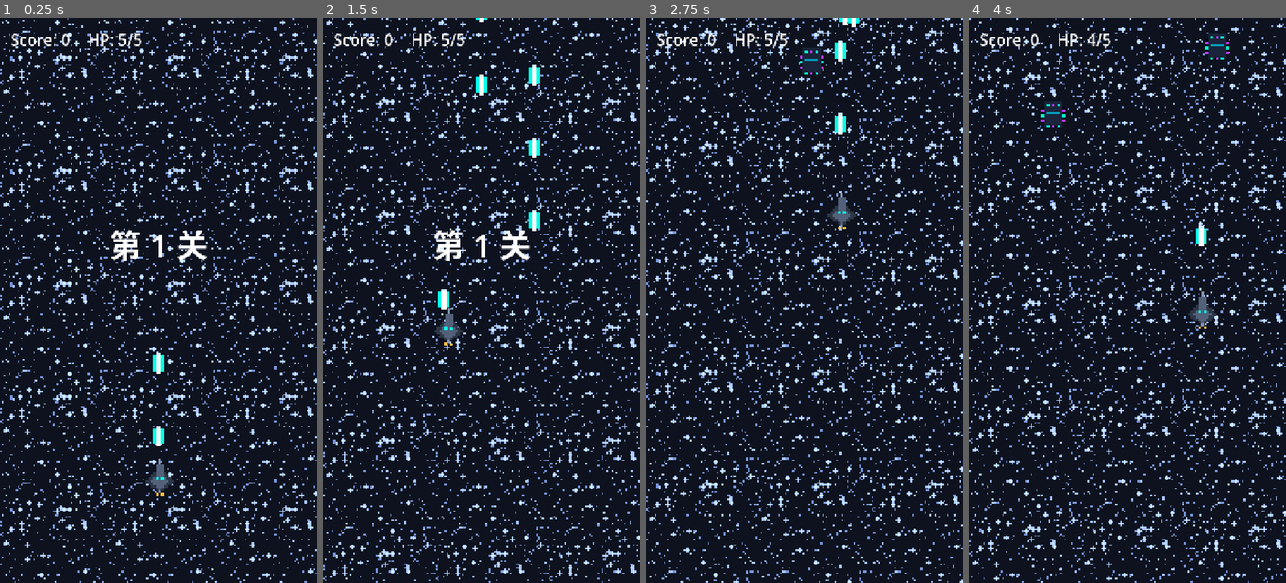
Above: before the commit, frames 1-4 (left to right).
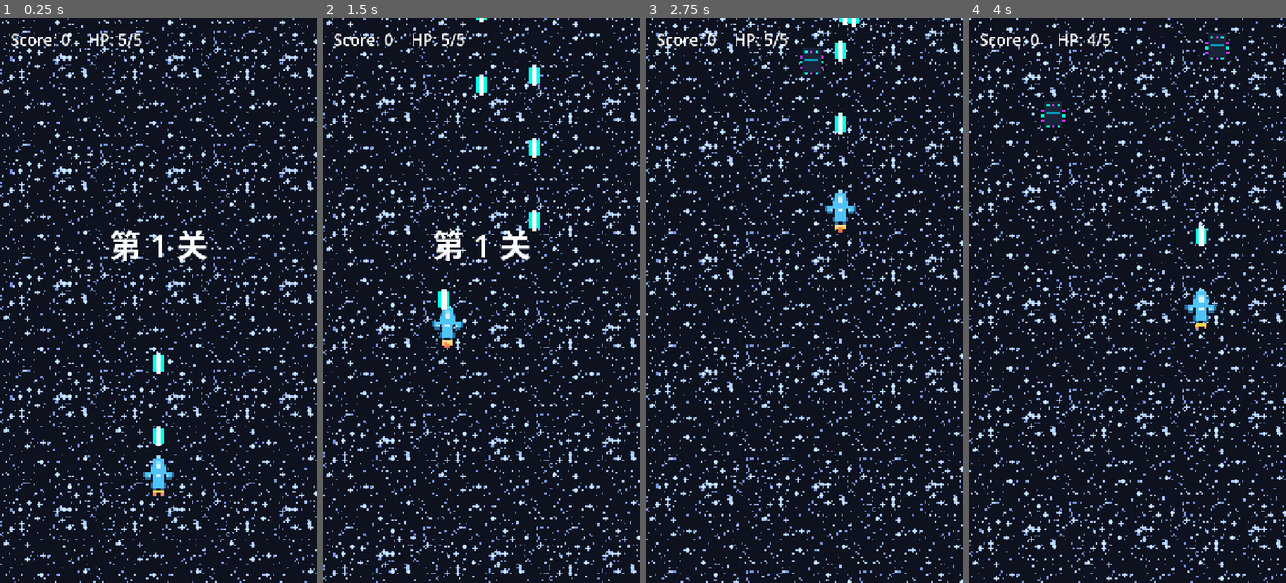
Above: after the commit, the same moments.

Repository: Optimus922/PlaneShooter_godot
Game: Godot game, scene res://scenes/Main.tscn
Same seed, same stepped clock (60 frames per second), same inputs: the game is played once before the commit and once after it.
Inputs (mouse positions are in pixels of both pictures, inside the frame that each line leads up to):
- Up to frame 1 (0.25 s): no input
- Up to frame 2 (1.5 s): move the mouse to (551, 272) at 0.52 s; click (551, 272) at 0.67 s; drag from (418, 328) to (535, 323) at 1.27 s
- Up to frame 3 (2.75 s): move the mouse to (836, 176) at 2.02 s; click (836, 176) at 2.17 s
- Up to frame 4 (4 s): drag from (1111, 413) to (1133, 63) at 2.77 s; move the mouse to (1222, 385) at 3.52 s; click (1222, 385) at 3.67 s

The runs differ from the first frame. In frame 1, 0.4% of the frame differs, in the area x 45-55%, y 77-85%; in frame 2, 0.4%; in frame 3, 0.4%; in frame 4, 0.4%, in the area x 68-79%, y 48-55%.

Commit message:
add aseprite mcp

Diff:
--- /dev/null
+++ b/assets/art/player_frames.tres
@@ -0,0 +1,25 @@
+[gd_resource type="SpriteFrames" format=3 uid="uid://drckcyq62ttvw"]
+
+[ext_resource type="Texture2D" path="res://assets/art/player.png" id="1"]
+
+[sub_resource type="AtlasTexture" id="frame0"]
+atlas = ExtResource("1")
+region = Rect2(0, 0, 96, 96)
+
+[sub_resource type="AtlasTexture" id="frame1"]
+atlas = ExtResource("1")
+region = Rect2(96, 0, 96, 96)
+
+[resource]
+animations = [{
+"frames": [{
+"duration": 1.0,
+"texture": SubResource("frame0")
+}, {
+"duration": 1.0,
+"texture": SubResource("frame1")
+}],
+"loop": true,
+"name": &"idle",
+"speed": 10.0
+}]
--- a/scenes/Player.tscn
+++ b/scenes/Player.tscn
@@ -3,7 +3,7 @@
 [ext_resource type="Script" path="res://scripts/player/Player.gd" id="1"]
 [ext_resource type="Script" path="res://scripts/player/PlayerHealth.gd" id="2"]
 [ext_resource type="PackedScene" path="res://scenes/Bullet.tscn" id="3"]
-[ext_resource type="Texture2D" path="res://assets/art/player_0.png" id="4"]
+[ext_resource type="SpriteFrames" path="res://assets/art/player_frames.tres" id="4"]
 [ext_resource type="Script" path="res://scripts/player/PlayerBanking.gd" id="5"]
 
 [sub_resource type="RectangleShape2D" id="shape"]
@@ -15,8 +15,10 @@
 script = ExtResource("1")
 bullet_scene = ExtResource("3")
 
-[node name="Sprite" type="Sprite2D" parent="."]
-texture = ExtResource("4")
+[node name="Sprite" type="AnimatedSprite2D" parent="."]
+sprite_frames = ExtResource("4")
+animation = &"idle"
+autoplay = "idle"
 
 [node name="CollisionShape2D" type="CollisionShape2D" parent="."]
 shape = SubResource("shape")
Binary file removed: PlaneShooter_godot/assets/art/bullet.png
Not shown, removed: PlaneShooter_godot/assets/art/bullet.png.import
Binary file removed: PlaneShooter_godot/assets/art/enemy_0.png
Not shown, removed: PlaneShooter_godot/assets/art/enemy_0.png.import
Binary file removed: PlaneShooter_godot/assets/art/explosion_0.png
Not shown, removed: PlaneShooter_godot/assets/art/explosion_0.png.import
Binary file removed: PlaneShooter_godot/assets/art/explosion_1.png
Not shown, removed: PlaneShooter_godot/assets/art/explosion_1.png.import
Binary file removed: PlaneShooter_godot/assets/art/explosion_2.png
Not shown, removed: PlaneShooter_godot/assets/art/explosion_2.png.import
Binary file removed: PlaneShooter_godot/assets/art/explosion_3.png
Not shown, removed: PlaneShooter_godot/assets/art/explosion_3.png.import
(and 16 more such lines)
